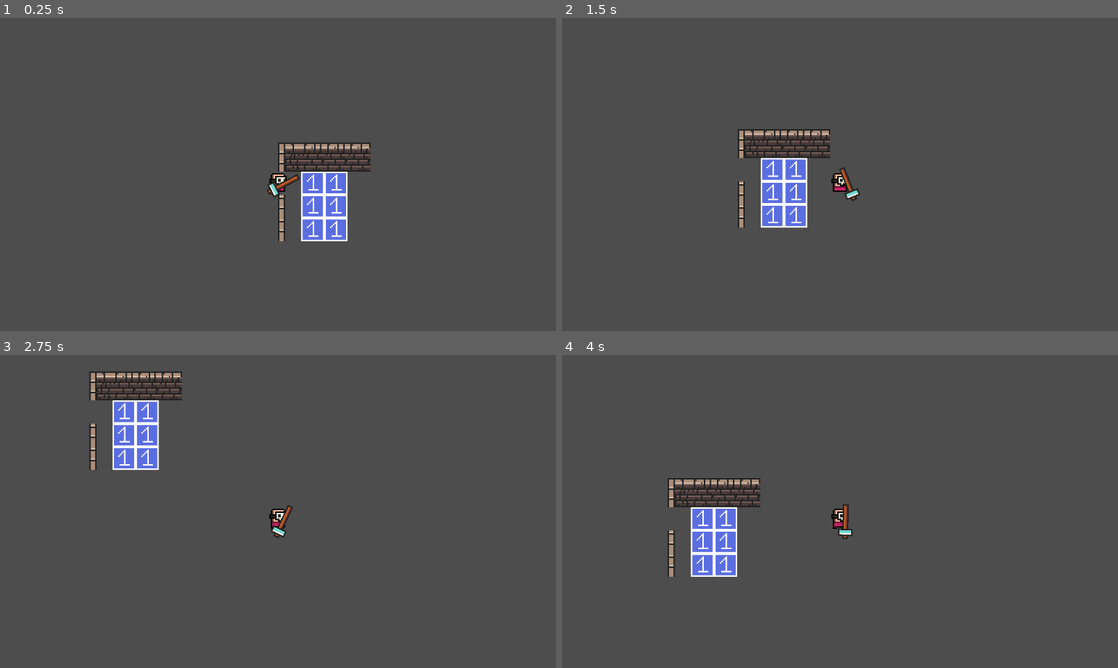
Above: before the commit, frames 1-4 (two rows, left to right).
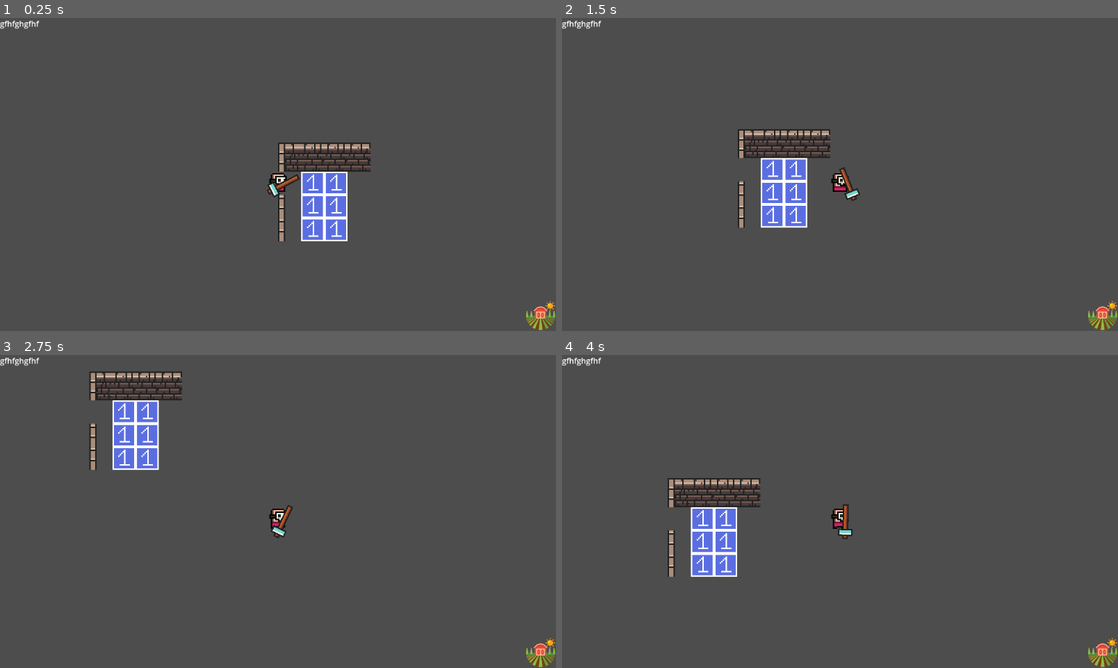
Above: after the commit, the same moments.

Repository: sugarvoid/gargun-valley
Game: Godot game, scene res://game/Game.tscn
The game is run twice, just before and just after one commit, with the same random seed, the same clock (stepped at 60 frames per second) and the same inputs.
Inputs (mouse positions are in pixels of both pictures, inside the frame that each line leads up to):
- Up to frame 1 (0.25 s): no input
- Up to frame 2 (1.5 s): move the mouse to (873, 183) at 0.52 s; hold D (move_right) 0.53-1.28 s; click (873, 183) at 0.6 s; move the mouse to (789, 205) at 1.27 s; hold S (move_down) from 1.28 s (still down); tap E (switch_mode) at 1.35 s; click (789, 205) at 1.42 s
- Up to frame 3 (2.75 s): move the mouse to (205, 483) at 2.02 s; release S (move_down) at 2.03 s; hold D (move_right) from 2.03 s (still down); click (205, 483) at 2.1 s
- Up to frame 4 (4 s): move the mouse to (706, 411) at 2.77 s; release D (move_right) at 2.78 s; hold W (move_up) 2.78-3.53 s; tap E (switch_mode) at 2.85 s; click (706, 411) at 2.92 s; move the mouse to (678, 517) at 3.52 s; hold A (move_left) from 3.53 s (still down); click (678, 517) at 3.6 s

The runs differ from the first frame. In frame 1, 0.4% of the frame differs, in the area x 0-100%, y 0-100%; in frame 2, 0.4%; in frame 3, 0.4%; in frame 4, 0.4%.

Commit message:
Updated gitignore

Diff:
--- a/game/actor/player/Player.tscn
+++ b/game/actor/player/Player.tscn
@@ -70,7 +70,7 @@
 texture = ExtResource("1")
 hframes = 4
 vframes = 3
-frame = 4
+frame = 6
 
 [node name="Hand" type="Position2D" parent="Sprite"]
 position = Vector2(3.623, 6.993)
--- a/game/actor/player/player.gd
+++ b/game/actor/player/player.gd
@@ -24,8 +24,10 @@
 func get_input():
 	var input = Vector2()
 	if Input.is_action_pressed('move_right'):
+
 		input.x += 1
 	if Input.is_action_pressed('move_left'):
+
 		input.x -= 1
 	if Input.is_action_pressed('move_down'):
 		input.y += 1
@@ -42,6 +44,7 @@
 	else:
 		velocity = velocity.lerp(Vector2.ZERO, friction)
 	move_and_slide()
+
 
 
 
--- a/game/interface/hud/HUD.tscn
+++ b/game/interface/hud/HUD.tscn
@@ -1,23 +1,21 @@
-[gd_scene load_steps=3 format=2]
+[gd_scene load_steps=3 format=3 uid="uid://cg7xfsj7eivug"]
 
-[ext_resource path="res://game/interface/hud/hud.gd" type="Script" id=1]
-[ext_resource path="res://game/interface/icons8-farm-64.png" type="Texture" id=2]
+[ext_resource type="Script" path="res://game/interface/hud/hud.gd" id="1"]
+[ext_resource type="Texture2D" uid="uid://b0lmy6gbdqtcy" path="res://game/interface/icons8-farm-64.png" id="2"]
 
 [node name="HUD" type="CanvasLayer"]
-script = ExtResource( 1 )
+script = ExtResource("1")
 
 [node name="TimeLabel" type="Label" parent="."]
-margin_right = 40.0
-margin_bottom = 14.0
+offset_right = 81.0
+offset_bottom = 26.0
+text = "gfhfghgfhf"
 
 [node name="TextureRect" type="TextureRect" parent="."]
 anchor_left = 1.0
 anchor_top = 1.0
 anchor_right = 1.0
 anchor_bottom = 1.0
-margin_left = -17.0
-margin_top = -19.0
-margin_right = 47.0
-margin_bottom = 45.0
-rect_scale = Vector2( 0.2, 0.2 )
-texture = ExtResource( 2 )
+offset_left = -64.0
+offset_top = -64.0
+texture = ExtResource("2")
Not shown: 1 places in game/Game.tscn that only renumber resources
